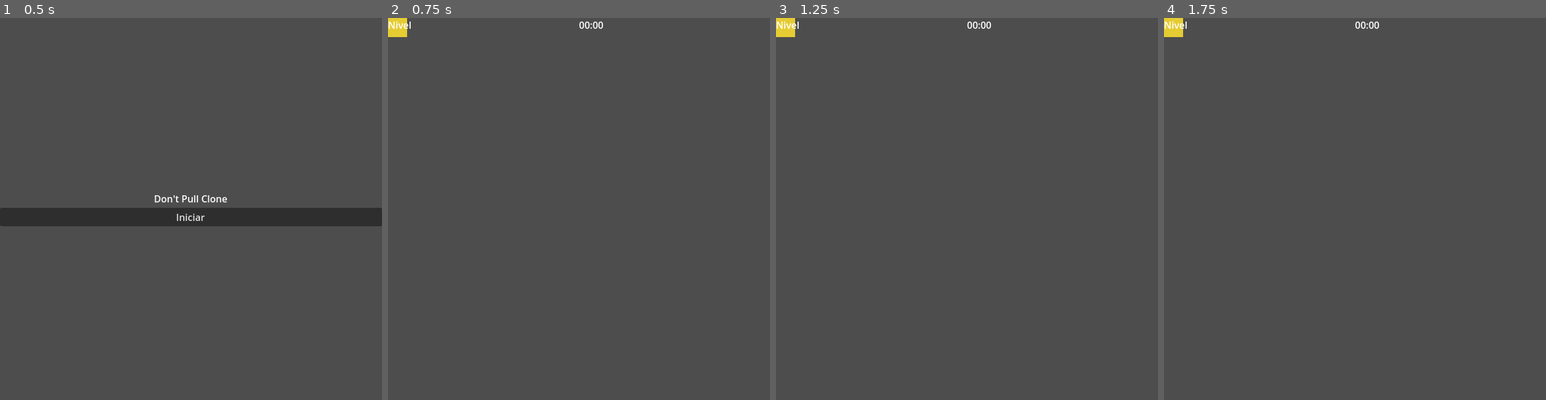
Above: before the commit, frames 1-4 (left to right).
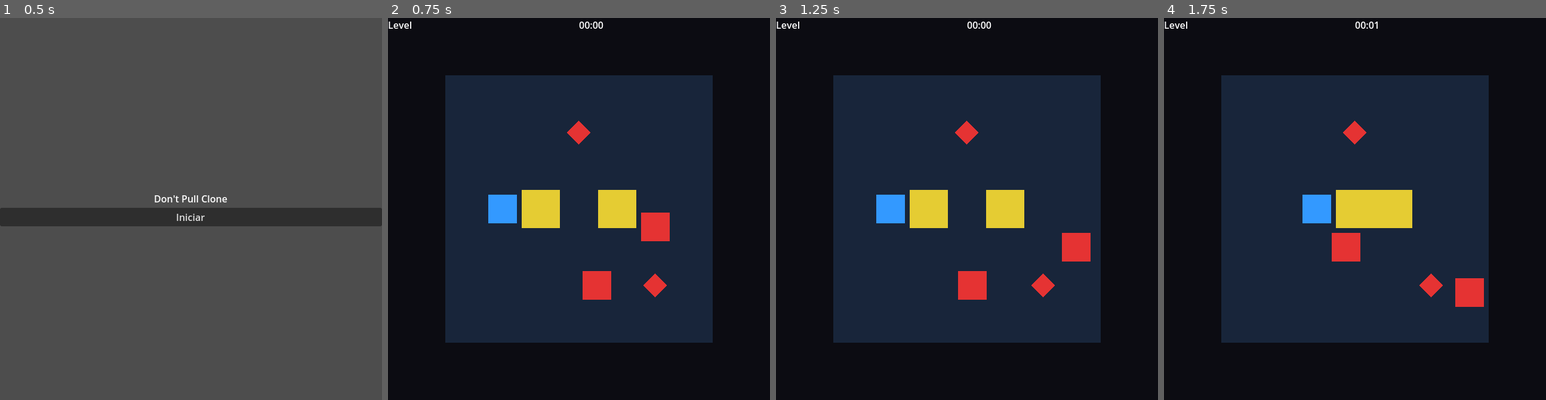
Above: after the commit, the same moments.

Repository: Luizzavala/godot-dontpull
Game: Godot game, scene res://scenes/core/MainMenu.tscn
Two runs of this game, one before a commit and one after it. Both use one fixed random seed, a clock stepped at 60 frames per second and the inputs below.
Inputs:
- Up to frame 1 (0.5 s): no input
- Up to frame 2 (0.75 s): click "Iniciar" at 0.5 s
- Up to frame 3 (1.25 s): no input
- Up to frame 4 (1.75 s): hold Right (ui_right) from 1.28 s (still down)

Frame 1 is identical in both runs. In frame 2, 100% of the frame differs, in the area x 0-100%, y 0-100%; in frame 3, 100%; in frame 4, 100%.
Error before the commit: Parse Error: Identifier "NOTIFICATION_RESIZED" not declared in the current scope. (res://scripts/core/Level.gd:27)

Commit message:
Handle viewport resizing via signal

Diff:
--- a/scripts/core/Level.gd
+++ b/scripts/core/Level.gd
@@ -21,11 +21,15 @@
 func _ready() -> void:
     """Carga los datos del nivel y posiciona entidades según el layout."""
     _apply_level_data(_load_level_data())
+    var viewport: Viewport = get_viewport()
+    if viewport != null:
+        viewport.connect("size_changed", Callable(self, "_on_viewport_resized"))
+    _update_map_layout()
     GameManager.start_level()
 
-func _notification(what: int) -> void:
-    if what == NOTIFICATION_RESIZED:
-        _update_map_layout()
+func _on_viewport_resized() -> void:
+    """Actualiza el layout del mapa cuando cambia el tamaño del viewport."""
+    _update_map_layout()
 
 func _load_level_data() -> Dictionary:
     var path: String = level_file if level_file != "" else LevelLoader.get_default_level_path()
Not shown, changed: docs/architecture.md
Not shown, changed: docs/backlog.md
